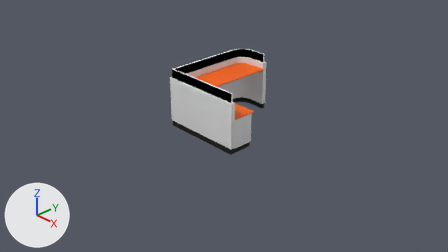
An edit to the Blender file models/props/desk_1_mirror.blend, drawn before and after from the same camera.
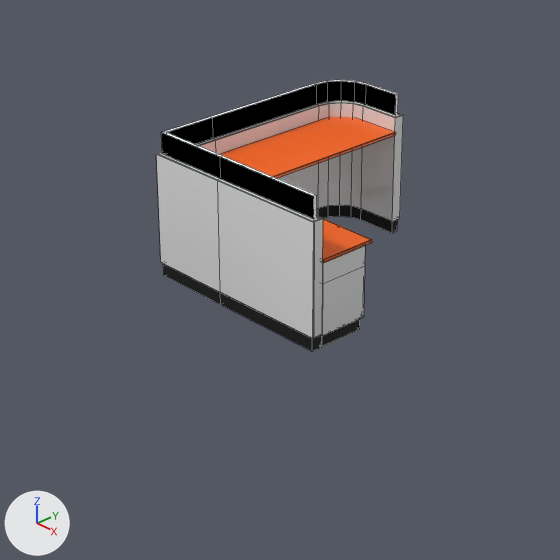
There are two pictures of each version: one from the file's camera 'Camera', one close up on the part from 24% to 73% of the width and 7% to 94% of the height. The axes (+X, +Y, +Z) are drawn at lower left. The lights are the same throughout. The close-ups show mesh edges as thin lines.

In view in the first close-up: 'Office Paritions Desk'.
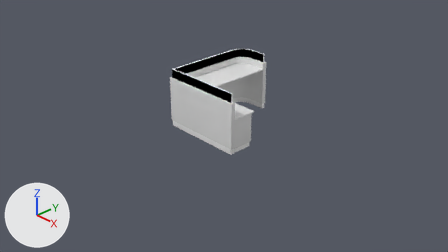
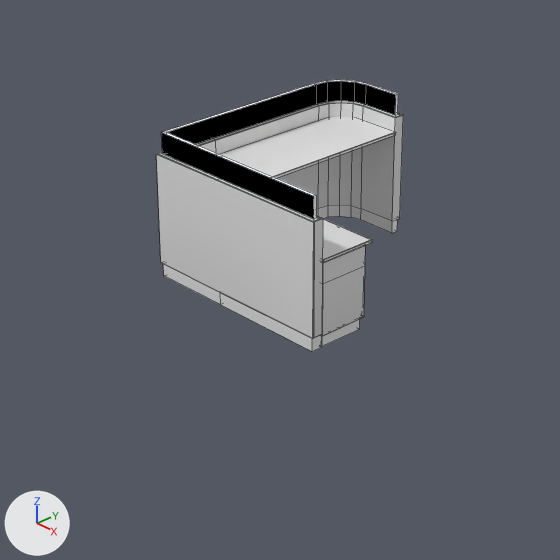
The change in detail:
Material 'desk_1_footer' (mat_desk_1_footer) changes colour from black #000000 to white #e7e7e7; in linear values from (0.0, 0.0, 0.0) to (0.8, 0.8, 0.8).
In material 'desk_1_footer' (mat_desk_1_footer), roughness goes from 0.833 to 0.4.
me_plane_049 is used by ob_office_paritions_desk; location (0.0, 0.0, 0.0); scale (1.0, -1.0, 1.0).
me_plane_049 had 425 vertices, 401 faces and spanned x -0.58..0.96, y -1.03..0.73, z -0.01..1.07.
me_plane_049 now has 425 vertices, 394 faces and spans x -0.58..0.96, y -1.03..0.73, z -0.01..1.07.
Part 1, on me_plane_049:
14 faces are deleted.
4 new faces join them, mat_desk_1_glass.
2 new faces join them, mat_desk_1_white (white #e7e7e7).
1 new face joins them, mat_desk_1_footer (white #e7e7e7).
me_plane_049 part 2: 62 faces spanning x -0.5..0.96, y -0.95..0.65, z 0.61..0.8 switch from mat_desk_1_top to mat_desk_1_footer (white #e7e7e7).

Pixel boxes (x1, y1, x2, y2) of what changed, in the close-ups (560 x 560 px):
'Office Paritions Desk', recoloured, reshaped: (156, 80, 403, 352) in both
part 1 of me_plane_049, cut back: (156, 84, 394, 338) in both
part 2 of me_plane_049, recoloured: (273, 132, 396, 263) in both
